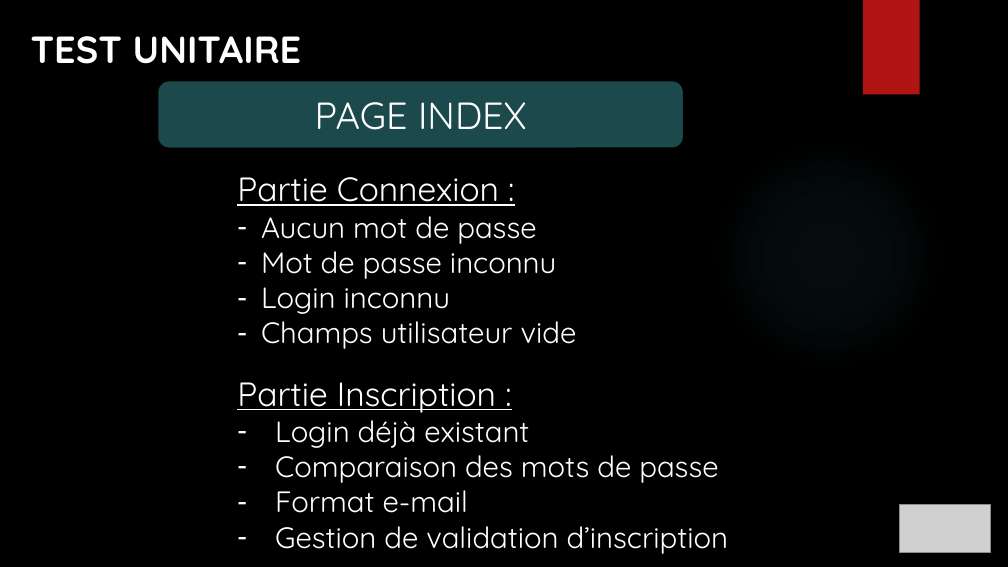
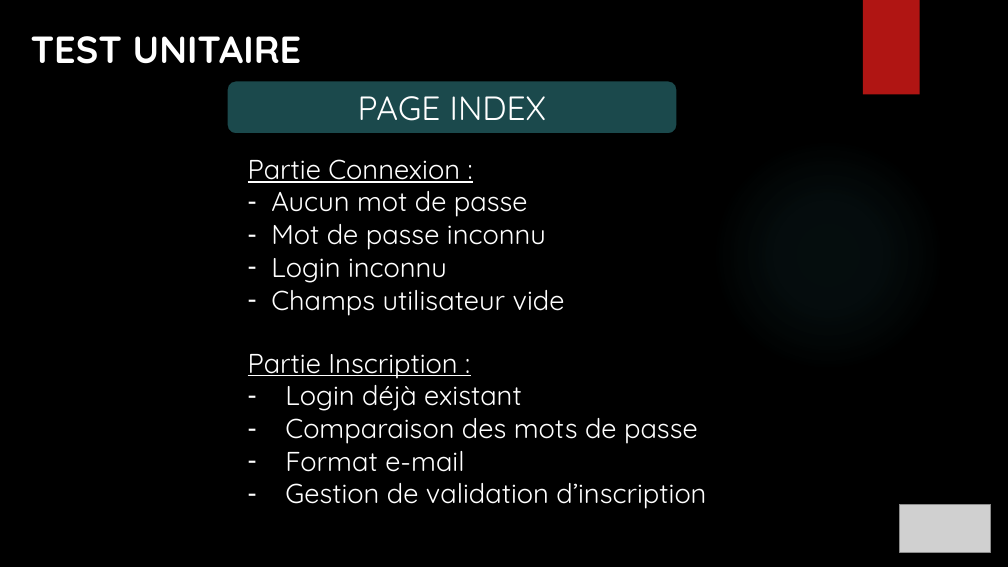
Before and after one commit to ChampemeDylan/UPOP, a slide deck: slide 13 of Présentation UPOP.pptx (slide 28 before the commit). Drawn at 1008x567 pixels with LibreOffice and Linux fonts; fonts in the diff are those of the drawing; grey boxes stand for pictures; background and template pictures are left out. Boxes give left, top, right and bottom in pixels: in the first picture for what was removed or moved away, otherwise in the second. Text is boxed around its words. In the diff, an @@ line names an element or a change of style, - is before the commit and + after.

```diff
--- a/Présentation UPOP.pptx
+++ b/Présentation UPOP.pptx
@@ rounded rectangle "PAGE INDEX": place and size @@
-rounded rectangle "PAGE INDEX" at (157, 81, 684, 149)
+rounded rectangle "PAGE INDEX" at (227, 81, 678, 135)
@@ rounded rectangle "PAGE INDEX" at (227, 81, 678, 135): size 36 to 32 pt @@
@@ text "Partie Connexion :": place and size @@
-text "Partie Connexion :" at (237, 177, 728, 554)
+text "Partie Connexion :" at (248, 159, 706, 509)
@@ text "Partie Connexion :" at (248, 159, 706, 509): size 32 to 26 pt in "Partie Connexion :", "Partie Inscription :"; size 28 to 26 pt in "Aucun mot de passe", "Mot de passe inconnu", "Login inconnu", "Champs utilisateur vide" and 4 more places @@
```
Also in this commit, not shown: 10 other slides changed, 3 slides added, 21 slides removed, 1 other file.
